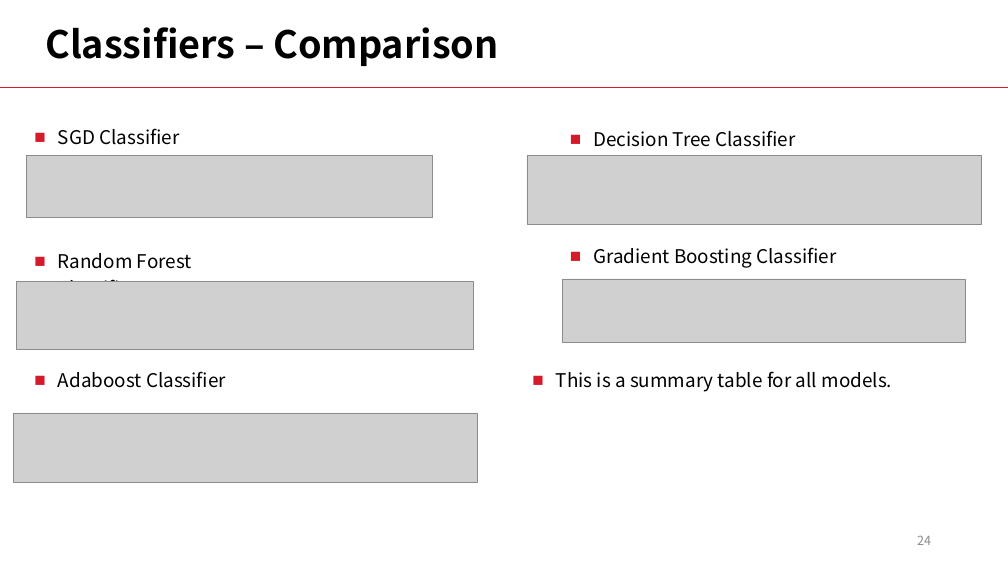
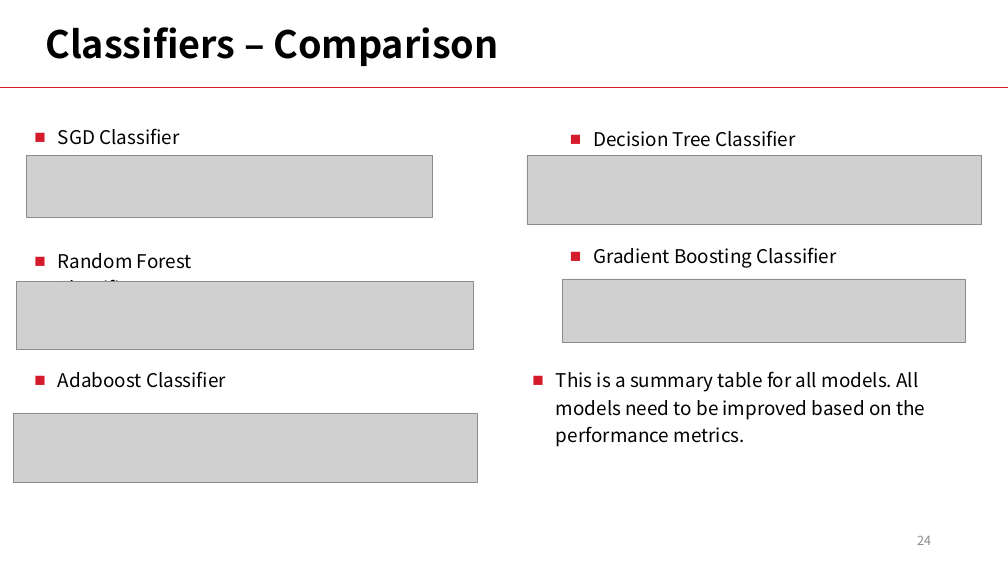
Before and after one commit to LiyangSong/Advertisement-CTR-Prediction, a slide deck: slide 24 of submissions/phase3/stepv.pptx. Drawn at 1008x567 pixels with LibreOffice and Linux fonts; fonts in the diff are those of the drawing; grey boxes stand for pictures. Boxes give left, top, right and bottom in pixels: in the first picture for what was removed or moved away, otherwise in the second. Text is boxed around its words. In the diff, an @@ line names an element or a change of style, - is before the commit and + after.

```diff
--- a/submissions/phase3/stepv.pptx
+++ b/submissions/phase3/stepv.pptx
@@ text at (556, 371, 925, 447): text changed @@
-■ This is a summary table for all models.
+■ This is a summary table for all models. All models need to be improved based on the performance metrics.
```
Also in this commit, not shown: 1 slide removed, 1 other file.
